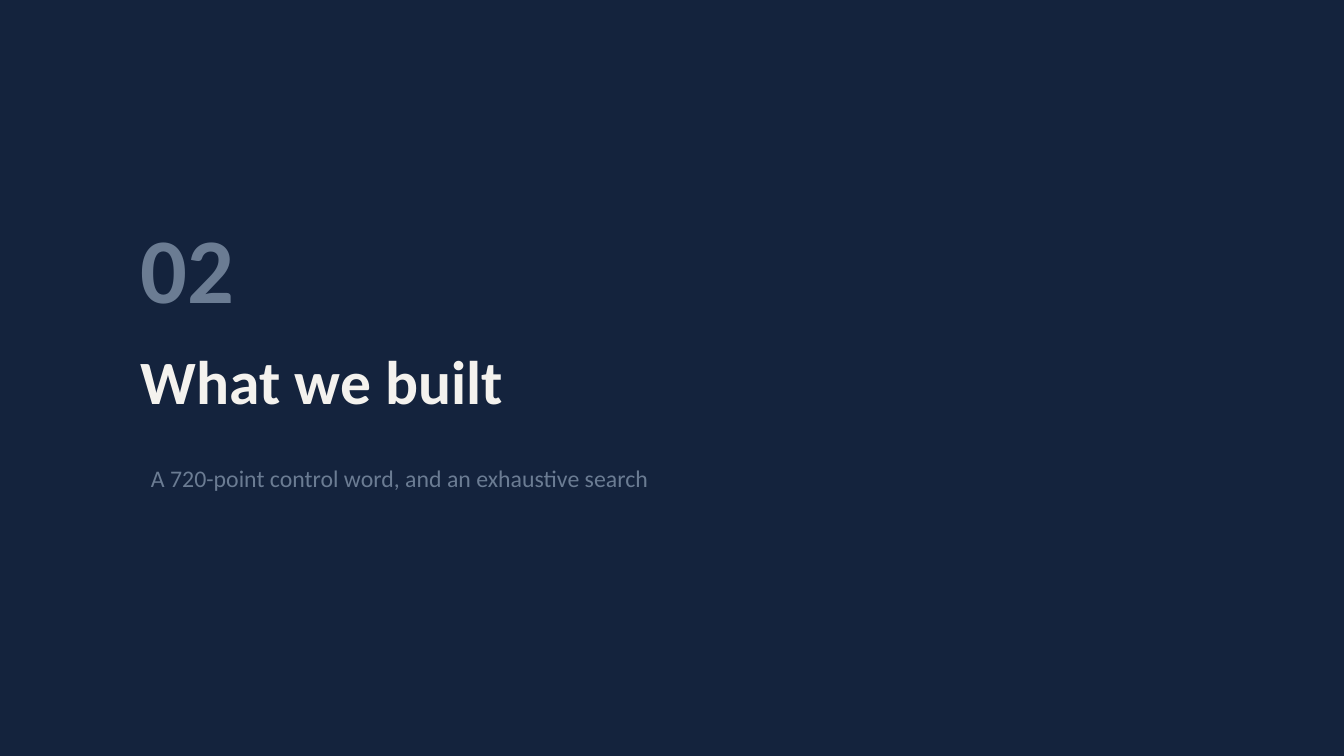
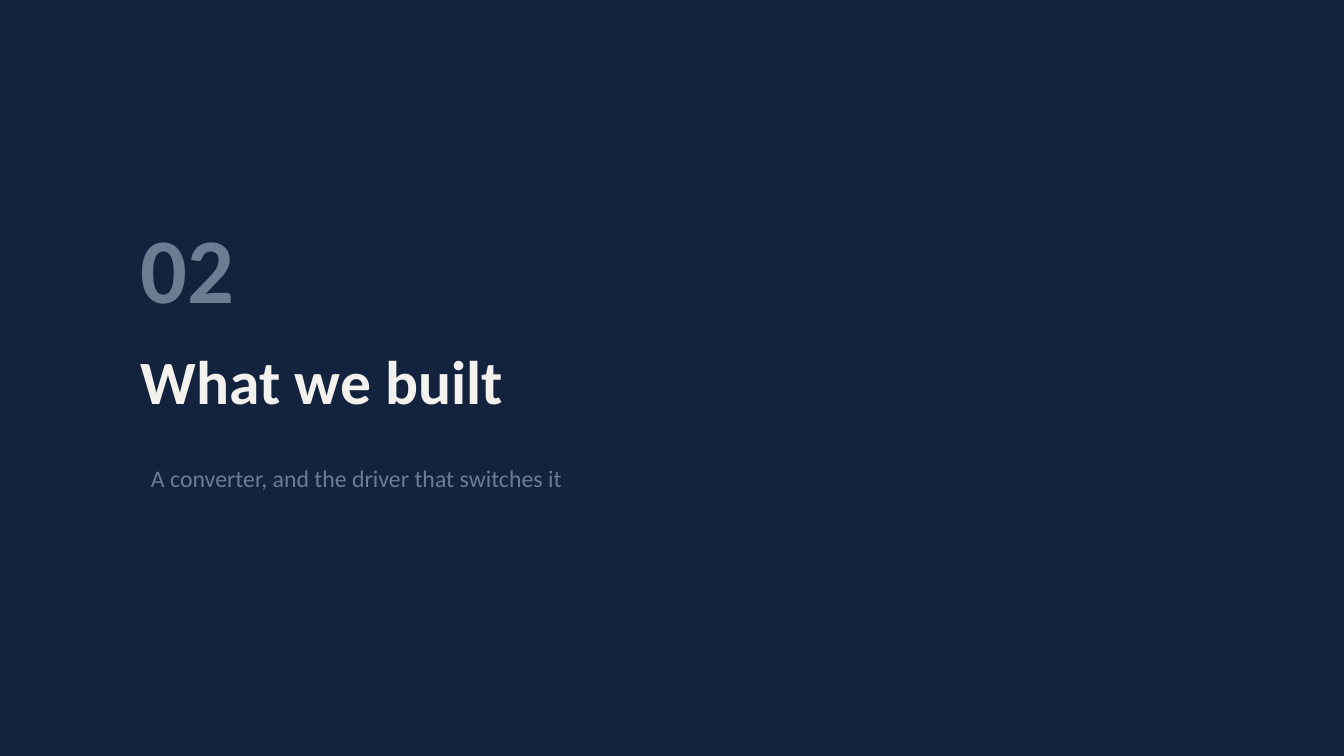
Before and after one commit to Amritha902/gan-driver, a slide deck: slide 10 of review/Review1_GaN_Segmented_Gate_Driver.pptx. Drawn at 1344x756 pixels with LibreOffice and Linux fonts; fonts in the diff are those of the drawing. Boxes give left, top, right and bottom in pixels: in the first picture for what was removed or moved away, otherwise in the second. Text is boxed around its words. In the diff, an @@ line names an element or a change of style, - is before the commit and + after.

```diff
--- a/review/Review1_GaN_Segmented_Gate_Driver.pptx
+++ b/review/Review1_GaN_Segmented_Gate_Driver.pptx
@@ text at [151,470,561,490]: text changed @@
-A 720-point control word, and an exhaustive search
+A converter, and the driver that switches it
```
Also in this commit, not shown: 10 other slides changed, 1 slide added, 1 slide removed, 15 other files.
